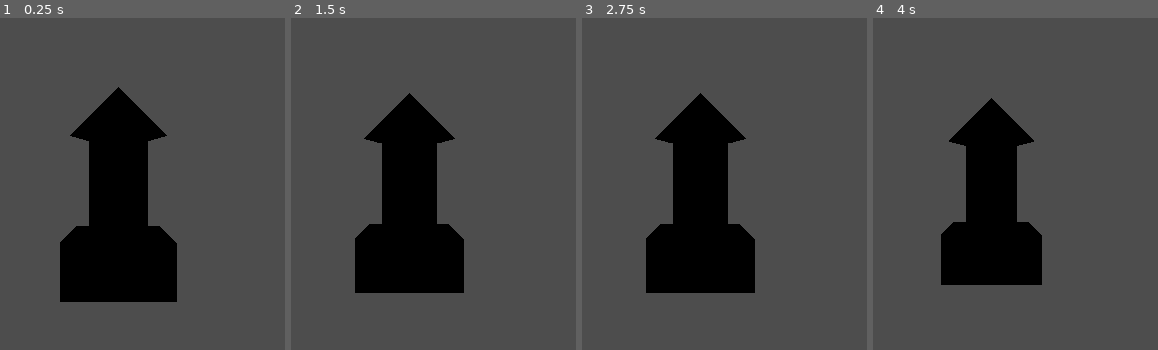
Above: before the commit, frames 1-4 (left to right).
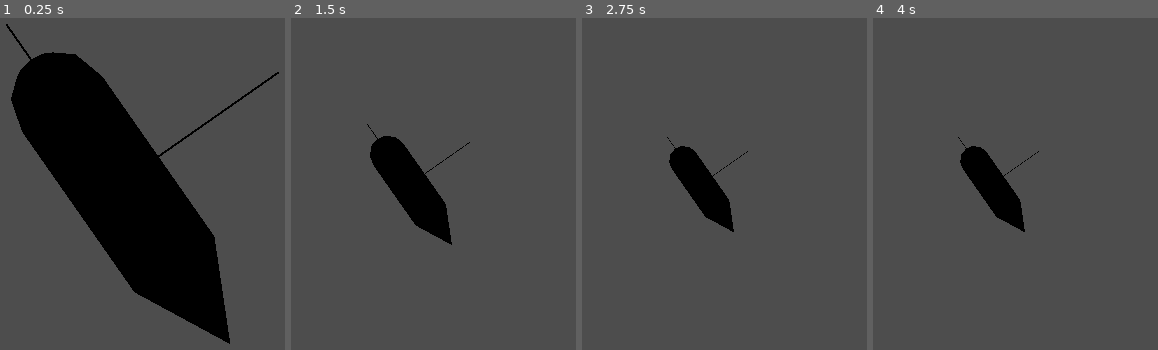
Above: after the commit, the same moments.

Repository: Bozhidar-A/uni_graphics_Y4S1
Game: Godot game, scene res://main.tscn
The game is run twice, just before and just after one commit, with the same random seed, the same clock (stepped at 60 frames per second) and the same inputs.
Inputs (mouse positions are in pixels of both pictures, inside the frame that each line leads up to):
- Up to frame 1 (0.25 s): no input
- Up to frame 2 (1.5 s): tap Enter at 0.5 s; move the mouse to (outside the picture) at 0.52 s; hold Mouse wheel down (CamBack) 0.53-1.28 s; move the mouse to (outside the picture) at 1.27 s; tap Mouse wheel down (CamBack) at 1.35 s
- Up to frame 3 (2.75 s): tap Space at 2 s; move the mouse to (781, 84) at 2.02 s; hold Mouse wheel down (CamBack) from 2.03 s (still down); tap Mouse wheel up (CamIn) at 2.1 s
- Up to frame 4 (4 s): tap Enter at 2.75 s; move the mouse to (952, 273) at 2.77 s; release Mouse wheel down (CamBack) at 2.78 s; click (952, 273) at 2.85 s; tap Mouse wheel down (CamBack) at 3.05 s; tap Space at 3.5 s; move the mouse to (outside the picture) at 3.52 s; hold Mouse wheel down (CamBack) from 3.53 s (still down)

The runs differ from the first frame. In frame 1, 23% of the frame differs, in the area x 2-98%, y 1-99%; in frame 2, 12%; in frame 3, 13%; in frame 4, 11%.

Commit message:
fixed object shape, added axis and color

Diff:
--- /dev/null
+++ b/AxesVisualizer.gd
@@ -0,0 +1,36 @@
+extends Node3D
+class_name AxesVisualizer
+
+# Parameters for the axes
+@export var length: float = 2.0
+@export var thickness: float = 0.01
+
+func _ready():
+	CreateAxis()
+
+func CreateAxis():
+	# X Axis (Red)
+	var x_axis = CreateCylinder(length, thickness, Color.RED)
+	x_axis.rotation_degrees.z = 90
+	x_axis.transform.origin = Vector3(length / 2, 0, 0)
+	add_child(x_axis)
+
+	# Y Axis (Green)
+	var y_axis = CreateCylinder(length, thickness, Color.GREEN)
+	y_axis.transform.origin = Vector3(0, length / 2, 0)
+	add_child(y_axis)
+
+	# Z Axis (Blue)
+	var z_axis = CreateCylinder(length, thickness, Color.BLUE)
+	z_axis.rotation_degrees.x = 90
+	z_axis.transform.origin = Vector3(0, 0, length / 2)
+	add_child(z_axis)
+
+func CreateCylinder(length: float, thickness: float, color: Color) -> CSGCylinder3D:
+	var mesh = CSGCylinder3D.new()
+	mesh.height = length
+	mesh.radius = thickness
+	var material = StandardMaterial3D.new()
+	material.albedo_color = color
+	mesh.material = material
+	return mesh
--- a/camera.gd
+++ b/camera.gd
@@ -20,7 +20,7 @@
 
 		self.global_transform.origin.z -= camMoveStep
 
-	if Input.is_action_just_pressed("CamBack"):
+	if Input.is_action_pressed("CamBack"):
 		if self.global_transform.origin.z >= camMaxBack:
 			self.global_transform.origin.z = camMaxBack
 			return
--- a/main.gd
+++ b/main.gd
@@ -1,20 +1,22 @@
 extends Node3D
 
-@export var cylinderHeight: float = 1
+@export var cylinderHeight: float = 2
 @export var spawnHolderNode: Node3D
 
 const coneLookGoodCut = 2  # Adjust cone height for appearance
+const colorMAGENTA = Color(0.6,0,0.6)
 
+#objects that make up a pencil
 var cylinder: CSGCylinder3D
 var cone: CSGCylinder3D
-var box: CSGBox3D
+var topBall: CSGSphere3D
 
 func _ready():
 	# Create the cylinder
 	cylinder = CSGCylinder3D.new()
 	cylinder.height = cylinderHeight
-	cylinder.radius = 0.3
-	ApplyColorToObject(cylinder, Color(1,0,0))
+	cylinder.radius = 0.5
+	ApplyColorToObject(cylinder, Color.GREEN)
 	spawnHolderNode.add_child(cylinder)
 
 	# Create the cone
@@ -22,24 +24,43 @@
 	cone.cone = true
 	cone.height = cylinderHeight / coneLookGoodCut
 	cone.radius = 0.5
-	cone.transform.origin = CalculateDffsetFromCylinder(cylinderHeight, cone.height, true)  # Position on top
+	cone.transform.origin = CalculateDffsetFromCylinder(cylinderHeight, cone.height, false, true)  # Position on bottom
+	#its at the bottom but still facing up
+	#rotate_object_local takes a Vec3 that just says 0/1 what axis to target and radians for sopme reason so just deg to rads and -deg for down
+	cone.rotate_object_local(Vector3(1,0,0), deg_to_rad(-180))
+	ApplyColorToObject(cone, colorMAGENTA)
 	spawnHolderNode.add_child(cone)
 
-	# Create the box
-	box = CSGBox3D.new()
-	box.size = Vector3(1, 0.5, 1)
-	box.transform.origin = CalculateDffsetFromCylinder(cylinderHeight, box.size.y, false)  # Position at bottom
-	spawnHolderNode.add_child(box)
+	# Create the topBall
+	topBall = CSGSphere3D.new()
+	topBall.transform.origin = CalculateDffsetFromCylinder(cylinderHeight, topBall.radius, true, false)  # Position at top
+	ApplyColorToObject(topBall, Color.RED)
+	spawnHolderNode.add_child(topBall)
 
-func CalculateDffsetFromCylinder(cylinderHeight: float, targetHeight: float, isTop: bool) -> Vector3:
+	#add axis
+	var axes = AxesVisualizer.new()
+	spawnHolderNode.add_child(axes)
+
+	#rotate the holder so it looks closer to the example on spawn
+	spawnHolderNode.rotate_object_local(Vector3(0,0,1), deg_to_rad(35))
+
+func CalculateDffsetFromCylinder(cylinderHeight: float, targetHeight: float, isTop: bool, includeTargetHeight: bool) -> Vector3:
 	# Calculate offset to position object on top or bottom of the cylinder
-	var offsetY = cylinderHeight / 2 + targetHeight / 2
+	var offsetY = 0
+
+	#godot uses the center for transform operations
+	#to transform an object to the end of another obj add half of the target to the end transform
+	#sometimes we dont want to do that
+	if includeTargetHeight:
+		offsetY = cylinderHeight / 2 + targetHeight / 2
+	else:
+		offsetY = cylinderHeight / 2
+
 	if not isTop:
-		offsetY *= -1
+		offsetY *= -1 #they all spawn at 0,0,0 so just
 	return Vector3(0, offsetY, 0)
 
 func ApplyColorToObject(object: Node3D, color: Color):
-	# Create a new StandardMaterial3D
 	var material = StandardMaterial3D.new()
 	material.albedo_color = color  # Set the albedo (base) color
 
@@ -49,13 +70,14 @@
 	else:
 		print("Cannot apply material: Object is not a CSGShape3D")
 
+
 func UpdateCylinderHeight(newH: float):
 	# Update the cylinder height
 	cylinderHeight = newH
 	cylinder.height = cylinderHeight
 
 	# Update cone position
-	cone.transform.origin = CalculateDffsetFromCylinder(cylinderHeight, cone.height, true)
+	cone.transform.origin = CalculateDffsetFromCylinder(cylinderHeight, cone.height, false, true)
 
-	# Update box position
-	box.transform.origin = CalculateDffsetFromCylinder(cylinderHeight, box.size.y, false)
+	# Update topBall position
+	topBall.transform.origin = CalculateDffsetFromCylinder(cylinderHeight, topBall.radius, true, false)
--- a/project.godot
+++ b/project.godot
@@ -25,10 +25,12 @@
 CamBack={
 "deadzone": 0.5,
 "events": [Object(InputEventMouseButton,"resource_local_to_scene":false,"resource_name":"","device":-1,"window_id":0,"a …(253 unchanged characters)…
+, Object(InputEventKey,"resource_local_to_scene":false,"resource_name":"","device":0,"window_id":0,"alt_pressed":false,"shift_pressed":false,"ctrl_pressed":false,"meta_pressed":false,"pressed":false,"keycode":0,"physical_keycode":83,"key_label":0,"unicode":0,"location":0,"echo":false,"script":null)
 ]
 }
 CamIn={
 "deadzone": 0.5,
 "events": [Object(InputEventMouseButton,"resource_local_to_scene":false,"resource_name":"","device":-1,"window_id":0,"a …(253 unchanged characters)…
+, Object(InputEventKey,"resource_local_to_scene":false,"resource_name":"","device":0,"window_id":0,"alt_pressed":false,"shift_pressed":true,"ctrl_pressed":false,"meta_pressed":false,"pressed":false,"keycode":0,"physical_keycode":87,"key_label":0,"unicode":0,"location":0,"echo":false,"script":null)
 ]
 }
Not shown, added: maiF659.tmp
